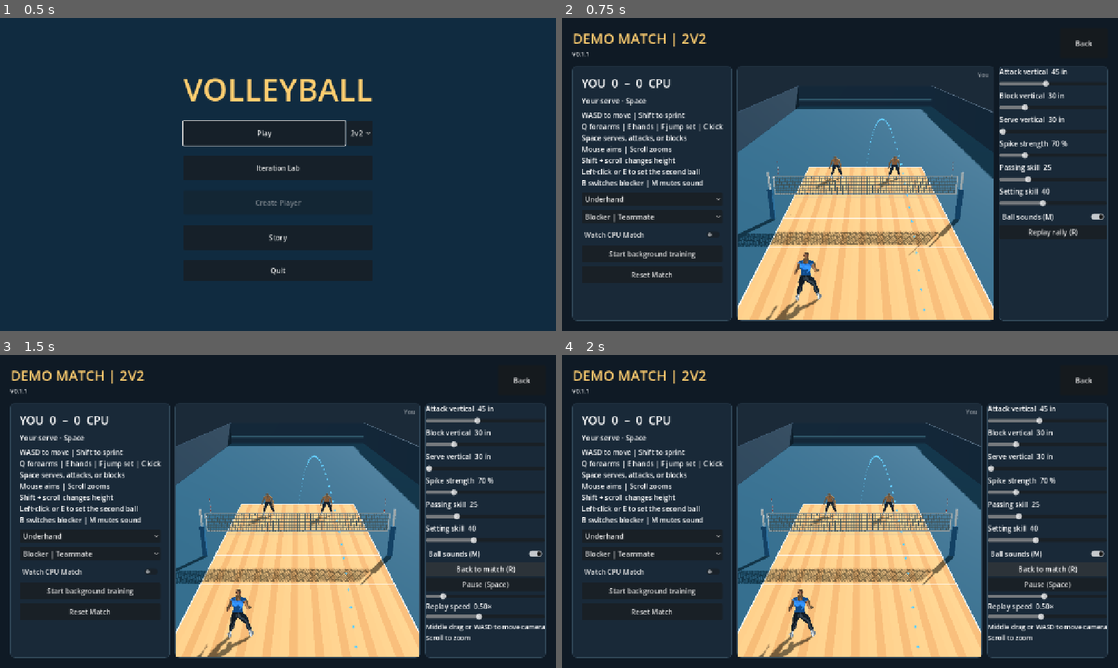
Above: before the commit, frames 1-4 (two rows, left to right).
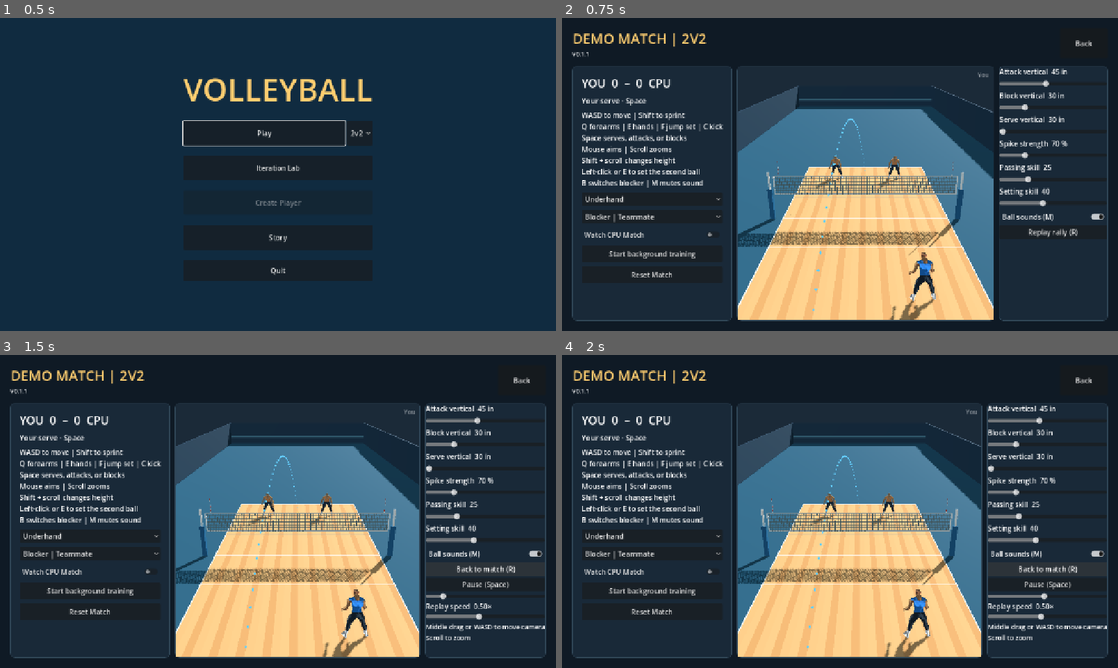
Above: after the commit, the same moments.

Repository: foreandr/volleyball
Game: Godot game, scene res://scenes/main.tscn
Two runs of this game, one before a commit and one after it. Both use one fixed random seed, a clock stepped at 60 frames per second and the inputs below.
Inputs:
- Up to frame 1 (0.5 s): no input
- Up to frame 2 (0.75 s): click "Play" at 0.5 s
- Up to frame 3 (1.5 s): click "Replay rally (R)" at 1.25 s
- Up to frame 4 (2 s): no input

Frame 1 is identical in both runs. In frame 2, 1.2% of the frame differs, in the area x 36-68%, y 32-97%; in frame 3, 1.2%, in the area x 35-67%, y 32-97%; in frame 4, 1.2%.

Commit message:
Swap Blue team starting lanes

Diff:
--- a/scripts/volleyball_match.gd
+++ b/scripts/volleyball_match.gd
@@ -317,6 +317,10 @@
 func server_index() -> int:
 	return service_team*team_size+server_slot[service_team]
 
+func starting_lane(index: int) -> float:
+	var lane: float = [-1.0,1.0,0.0][index%team_size]
+	return -lane if team(index) == 0 else lane
+
 func reset_match() -> void:
 	if replay.active: toggle_replay()
 	if cpu_policy.demo_recording:
@@ -365,8 +369,7 @@
 	for index in players.size():
 		var actor := players[index]
 		var slot := index%team_size
-		var start_x := [-2.1,2.1,0.0]
-		actor.position = Vector3(start_x[slot],0.04,0.70 if slot == 2 else -2.6)
+		actor.position = Vector3(2.1*starting_lane(index),0.04,0.70 if slot == 2 else -2.6)
 		actor.rotation.y = 0.0
 		actor.model.rotation.y = 0.0
 		actor.play_action("idle",0.0)
@@ -405,7 +408,7 @@
 	var side := team(index)
 	serve = SERVES[style].new()
 	frames[side].add_child(serve)
-	var x: float = [-1.6,1.6,0.0][index%team_size]
+	var x := 1.6*starting_lane(index)
 	serve.configure(players[index],Vector3(x,0.04,SERVICE_START[style]))
 	if style == 3: serve.set_serve_speed(1.12)
 	if serve.has_method("set_jump_height"): serve.set_jump_height(serve_vertical*0.0254)
